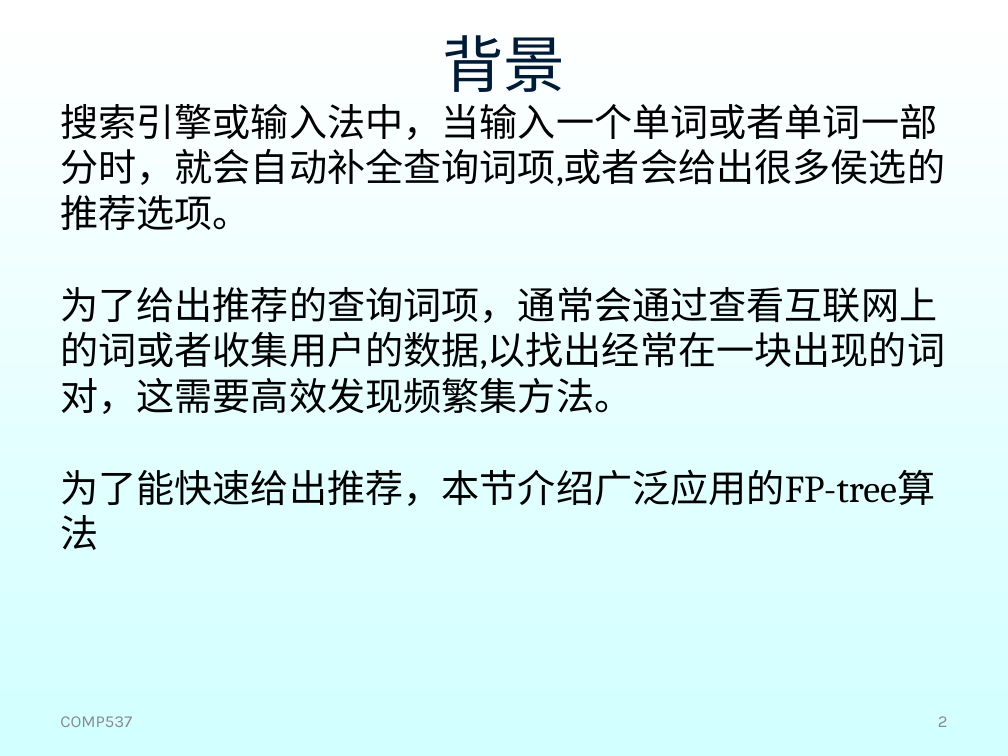
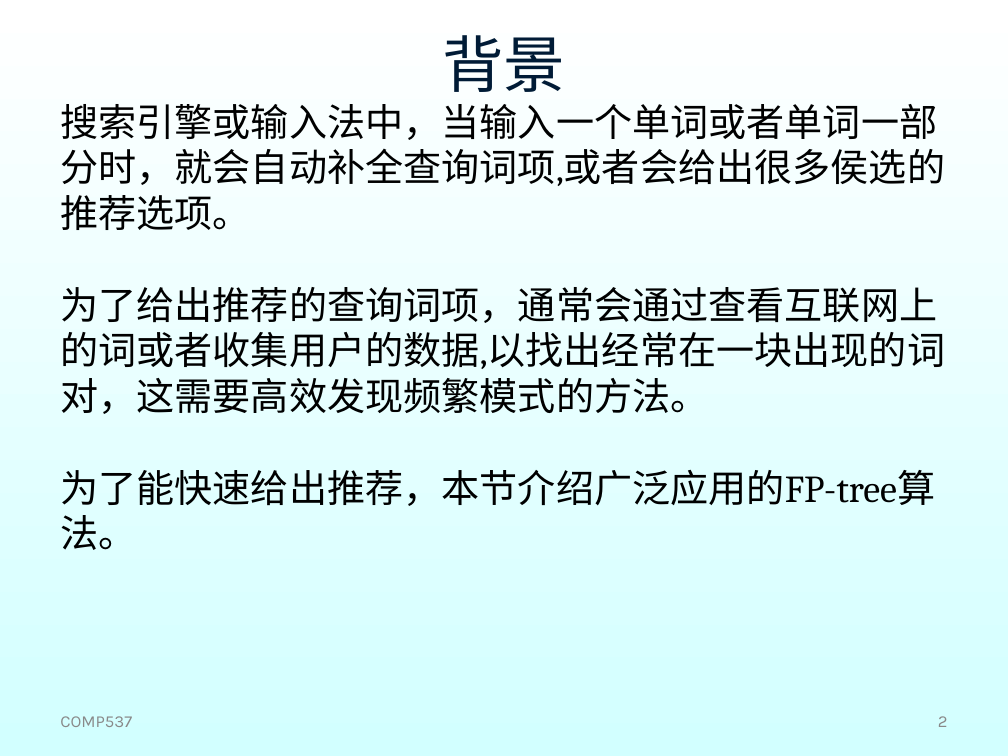
Before and after one commit to shfkuang/shfkuang.github.io, a slide deck: slide 2 of dm/ch3.3.ppt. Drawn at 1008x756 pixels with LibreOffice and Linux fonts; fonts in the diff are those of the drawing; background and template pictures are left out. Boxes give left, top, right and bottom in pixels: in the first picture for what was removed or moved away, otherwise in the second. Text is boxed around its words. In the diff, an @@ line names an element or a change of style, - is before the commit and + after.

Commit message:
update

```diff
--- a/dm/ch3.3.ppt
+++ b/dm/ch3.3.ppt
@@ text at <box>60,287,945,550</box>: text changed @@
-为了给出推荐的查询词项，通常会通过查看互联网上的词或者收集用户的数据,以找出经常在一块出现的词对，这需要高效发现频繁集方法。
-为了能快速给出推荐，本节介绍广泛应用的FP-tree算法
+为了给出推荐的查询词项，通常会通过查看互联网上的词或者收集用户的数据,以找出经常在一块出现的词对，这需要高效发现频繁模式的方法。
+为了能快速给出推荐，本节介绍广泛应用的FP-tree算法。
```
